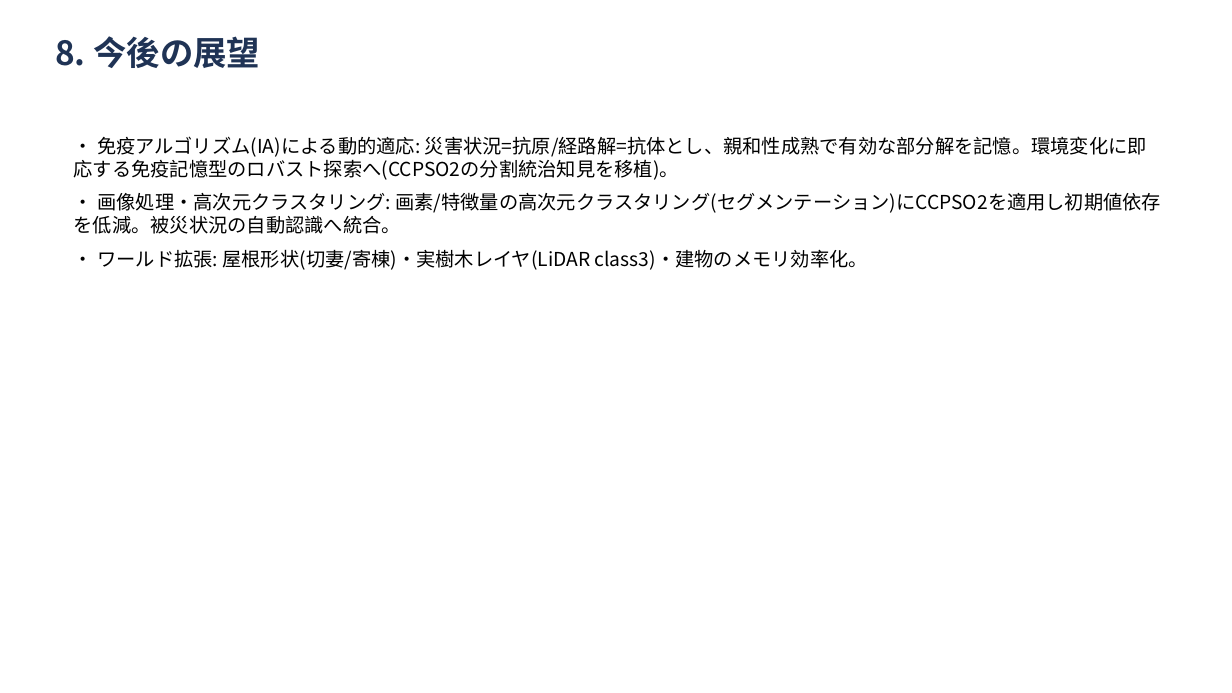
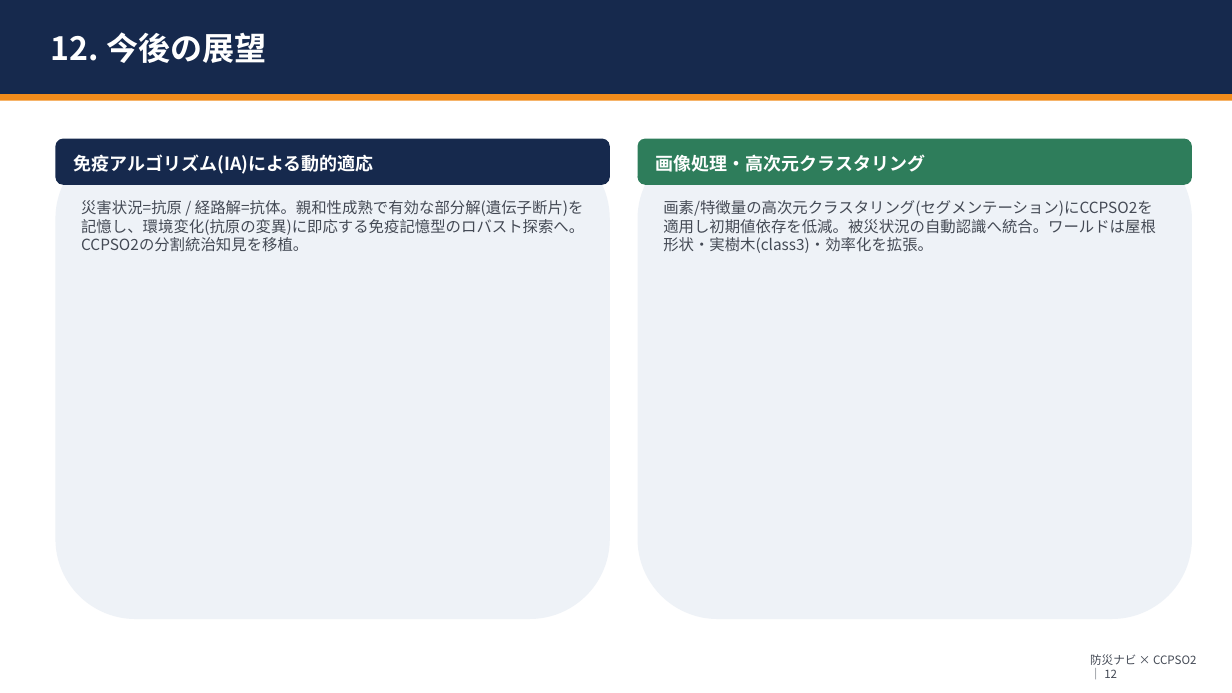
Before and after one commit to ntaku256/flood_pso, a slide deck: slide 13 of docs/特別研究_進捗整理_202606.pptx (slide 9 before the commit). Drawn at 1232x693 pixels with LibreOffice and Linux fonts; fonts in the diff are those of the drawing. Boxes give left, top, right and bottom in pixels: in the first picture for what was removed or moved away, otherwise in the second. Text is boxed around its words. In the diff, an @@ line names an element or a change of style, - is before the commit and + after.

```diff
--- a/docs/特別研究_進捗整理_202606.pptx
+++ b/docs/特別研究_進捗整理_202606.pptx
@@ rectangle added at box(0, 0, 1232, 94), fill #16294D @@
@@ text "12. 今後の展望" at box(51, 32, 266, 63): vertical alignment top to middle @@
@@ text at box(51, 32, 266, 63): text changed; size 26 to 25 pt; text colour #1F3355 to #FFFFFF @@
-8. 今後の展望
+12. 今後の展望
@@ rectangle added at box(0, 94, 1232, 101), fill #F28C1B @@
@@ rounded rectangle added at box(55, 139, 610, 619), fill #EEF2F7 @@
@@ rounded rectangle added at box(55, 139, 610, 185), fill #16294D @@
@@ rounded rectangle added at box(638, 139, 1192, 619), fill #EEF2F7 @@
@@ rounded rectangle added at box(638, 139, 1192, 185), fill #2E7D5B @@
@@ text added at box(74, 154, 374, 174), 14 pt, text #FFFFFF, bold @@
+免疫アルゴリズム(IA)による動的適応
@@ text added at box(656, 154, 926, 172), 14 pt, text #FFFFFF, bold @@
+画像処理・高次元クラスタリング
@@ text added at box(81, 200, 584, 251), 12 pt, text #444A55 @@
+災害状況=抗原 / 経路解=抗体。親和性成熟で有効な部分解(遺伝子断片)を記憶し、環境変化(抗原の変異)に即応する免疫記憶型のロバスト探索へ。CCPSO2の分割統治知見を移植。
@@ text at box(663, 200, 1156, 253): text changed; size 15 to 12 pt; text colour #000000 to #444A55 @@
-• 免疫アルゴリズム(IA)による動的適応: 災害状況=抗原/経路解=抗体とし、親和性成熟で有効な部分解を記憶。環境変化に即応する免疫記憶型のロバスト探索へ(CCPSO2の分割統治知見を移植)。
-• 画像処理・高次元クラスタリング: 画素/特徴量の高次元クラスタリング(セグメンテーション)にCCPSO2を適用し初期値依存を低減。被災状況の自動認識へ統合。
-• ワールド拡張: 屋根形状(切妻/寄棟)・実樹木レイヤ(LiDAR class3)・建物のメモリ効率化。
+画素/特徴量の高次元クラスタリング(セグメンテーション)にCCPSO2を適用し初期値依存を低減。被災状況の自動認識へ統合。ワールドは屋根形状・実樹木(class3)・効率化を拡張。
@@ text added at box(1090, 654, 1196, 678), 9 pt, text #444A55 @@
+防災ナビ × CCPSO2 ｜ 12
```
Also in this commit, not shown: 8 other slides changed, 5 slides added, 1 slide removed, 2 other files.
